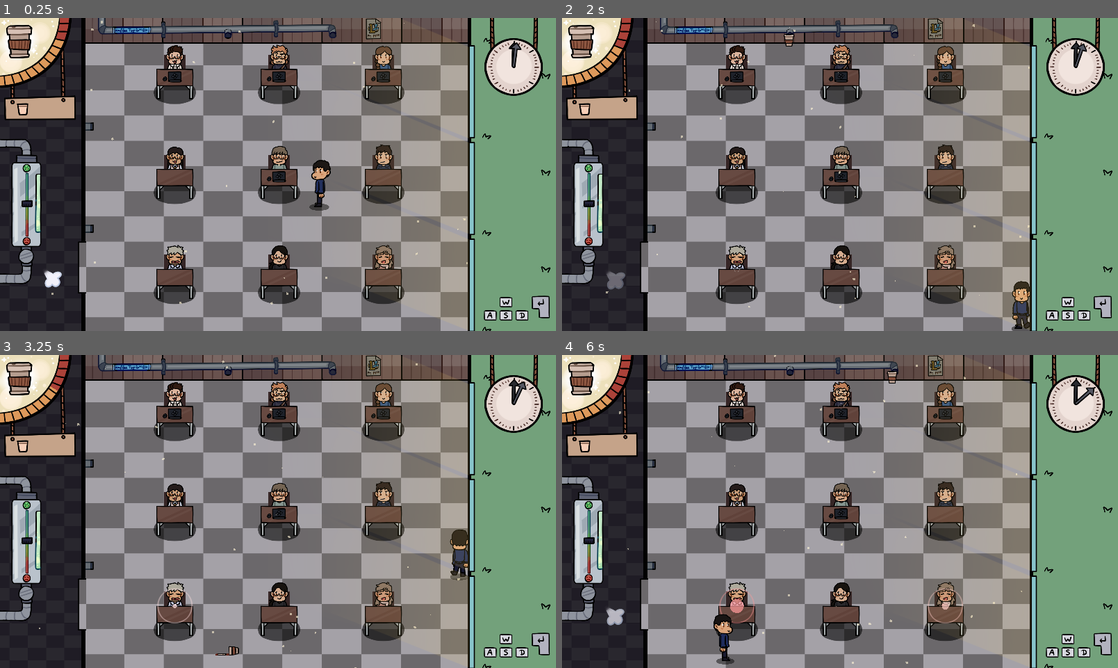
Above: before the commit, frames 1-4 (two rows, left to right).
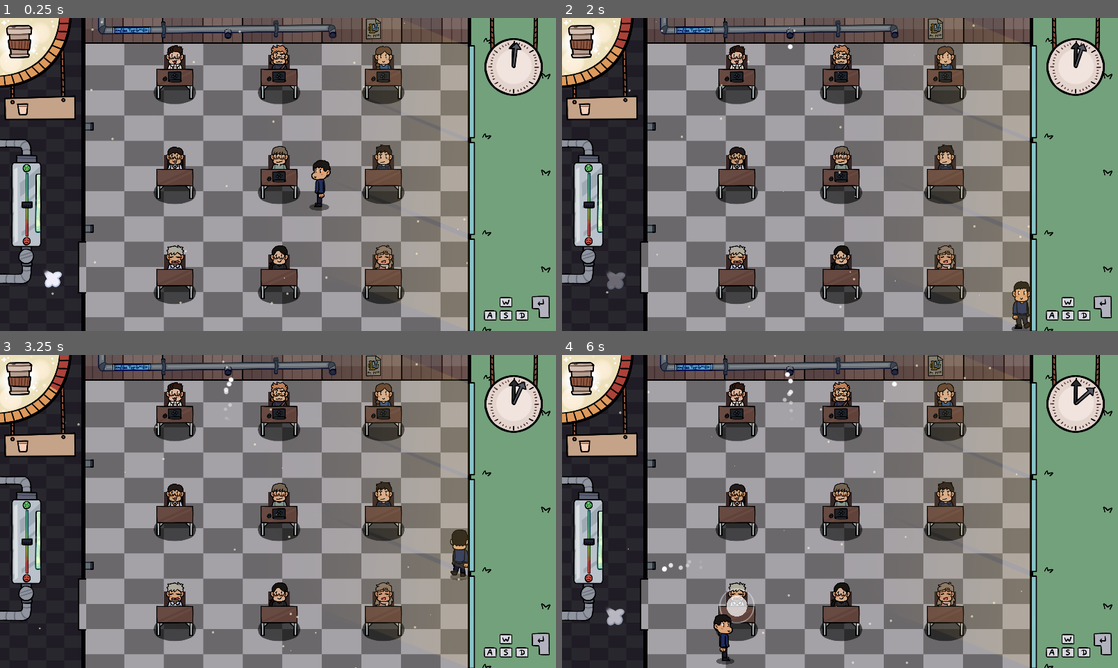
Above: after the commit, the same moments.

Repository: nyaro-p/TheTutorSimulator
Game: Godot game, scene res://Scenes/Classroom.tscn
Same seed, same stepped clock (60 frames per second), same inputs: the game is played once before the commit and once after it.
Inputs:
- Up to frame 1 (0.25 s): no input
- Up to frame 2 (2 s): tap Enter (interact) at 0.5, 1.35 s; hold D (move_right) 0.53-1.28 s; hold Enter (interact) 0.53-1.28 s; hold S (move_down) from 1.28 s (still down)
- Up to frame 3 (3.25 s): release S (move_down) at 2.03 s; hold D (move_right) 2.03-2.78 s; hold Enter (interact) 2.03-2.78 s; hold W (move_up) from 2.78 s (still down); tap Enter (interact) at 2.85 s
- Up to frame 4 (6 s): release W (move_up) at 3.53 s; hold Enter (interact) 3.53-4.28 s; hold A (move_left) 3.53-5.03 s; tap Enter (interact) at 4.35, 5.85 s; hold S (move_down) 5.03-5.78 s; hold Enter (interact) 5.03-5.78 s; hold D (move_right) from 5.78 s (still down)

The runs differ from the first frame. In frame 1, less than 0.1% of the frame differs, in the area x 3-84%, y 0-92%; in frame 2, 0.1%; in frame 3, 0.3%; in frame 4, 0.6%, in the area x 3-83%, y 0-99%.
Error after the commit: Parse Error: The signal "finished" already exists in a parent class. (res://Effects/CoffeeEffect.gd:3)

Commit message:
happiness system + new partivles + pipe particles + reworked helping

Diff:
--- /dev/null
+++ b/Effects/CoffeeEffect.gd
@@ -0,0 +1,10 @@
+extends Particles2D
+
+signal finished
+
+func _ready() -> void:
+	$Timer.start(1.5)
+
+func _on_Timer_timeout() -> void:
+	emit_signal("finished")
+	queue_free()
--- /dev/null
+++ b/Effects/CoffeeEffect.tscn
@@ -0,0 +1,42 @@
+[gd_scene load_steps=8 format=2]
+
+[ext_resource path="res://Effects/CoffeeEffect.gd" type="Script" id=1]
+[ext_resource path="res://Assets/Paricles/RoundParicle.png" type="Texture" id=2]
+
+[sub_resource type="Gradient" id=1]
+interpolation_mode = 2
+offsets = PoolRealArray( 0.0129032, 1 )
+colors = PoolColorArray( 1, 1, 1, 0.988235, 1, 1, 1, 0 )
+
+[sub_resource type="GradientTexture" id=2]
+gradient = SubResource( 1 )
+
+[sub_resource type="Curve" id=4]
+_data = [ Vector2( 0, 1 ), 0.0, 0.0, 0, 0, Vector2( 1, 0.643182 ), 0.0, 0.0, 0, 0 ]
+
+[sub_resource type="CurveTexture" id=5]
+curve = SubResource( 4 )
+
+[sub_resource type="ParticlesMaterial" id=3]
+emission_shape = 1
+emission_sphere_radius = 4.0
+flag_disable_z = true
+direction = Vector3( 0, 1, 0 )
+spread = 0.0
+gravity = Vector3( 0, 0, 0 )
+initial_velocity = 287.13
+orbit_velocity = 0.0
+orbit_velocity_random = 0.0
+scale = 0.3
+scale_curve = SubResource( 5 )
+color_ramp = SubResource( 2 )
+
+[node name="CoffeeEffect" type="Particles2D"]
+lifetime = 0.15
+process_material = SubResource( 3 )
+texture = ExtResource( 2 )
+script = ExtResource( 1 )
+
+[node name="Timer" type="Timer" parent="."]
+
+[connection signal="timeout" from="Timer" to="." method="_on_Timer_timeout"]
--- a/Effects/TimeEffect.gd
+++ b/Effects/TimeEffect.gd
@@ -2,20 +2,47 @@
 
 onready var bounds_mesh := $BoundsMesh as Sprite
 onready var growing_mesh := $GrowingMesh as MeshInstance2D
+onready var timer := $Timer as Timer
+
+var my_delta := 1.0
 
 signal timer_finished
+signal question_answered
 
-#Animate Question Effect circles, scale and color, first the outline elasticly,
-#then inner circle linearly, both get more red with time.
+func _ready() -> void:
+	animate_timer(1.0)
+
+
+func _physics_process(delta: float) -> void:
+	my_delta = delta
+	increase()
+
+
+func increase() -> void:
+	growing_mesh.scale += Vector2(0.3, 0.3) * my_delta
+	if growing_mesh.scale >= Vector2(1.0, 1.0):
+		finished()
+
+func decrease() -> void:
+	growing_mesh.scale -= Vector2(2.0, 2.0) * my_delta
+	if growing_mesh.scale <= Vector2(0.0, 0.0):
+		answered()
+
+##Animate Question Effect circles, scale and color, first the outline elasticly,
+##then inner circle linearly, both get more red with time.
 func animate_timer(time: float) -> void:
 	var tween := create_tween().set_trans(Tween.TRANS_LINEAR).set_ease(Tween.EASE_IN_OUT)
 	tween.tween_property(bounds_mesh, "scale", Vector2(0.2, 0.2), 1.0).set_trans(Tween.TRANS_ELASTIC).set_ease(Tween.EASE_OUT)
-	tween.parallel().tween_property(growing_mesh, "scale", Vector2(1.0, 1.0), time)
-	tween.parallel().tween_property(growing_mesh, "modulate", Color(1, 0, 0, 0.470588), time)
-	tween.parallel().tween_property(bounds_mesh, "modulate", Color(1, 0, 0, 0.470588), time)
-	tween.connect("finished", self, "finished")
+#	tween.parallel().tween_property(growing_mesh, "scale", Vector2(1.0, 1.0), time)
+#	tween.parallel().tween_property(growing_mesh, "modulate", Color(1, 0, 0, 0.470588), time)
+#	tween.parallel().tween_property(bounds_mesh, "modulate", Color(1, 0, 0, 0.470588), time)
+#	tween.connect("finished", self, "finished")
 
 #Emits signal to the Student node
 func finished() -> void:
 	emit_signal("timer_finished")
 	queue_free()
+
+func answered() -> void:
+	emit_signal("question_answered")
+	queue_free()
--- a/Effects/TimeEffect.tscn
+++ b/Effects/TimeEffect.tscn
@@ -6,6 +6,9 @@
 [sub_resource type="SphereMesh" id=1]
 radius = 10.0
 height = 20.0
+
+[sub_resource type="RectangleShape2D" id=2]
+extents = Vector2( 10, 11.5 )
 
 [node name="TimeEffect" type="Node2D"]
 script = ExtResource( 1 )
@@ -19,3 +22,13 @@
 modulate = Color( 1, 1, 1, 0.470588 )
 scale = Vector2( 1e-05, 1e-05 )
 mesh = SubResource( 1 )
+
+[node name="Timer" type="Timer" parent="."]
+
+[node name="HelpArea" type="Area2D" parent="."]
+collision_mask = 0
+monitoring = false
+
+[node name="CollisionShape2D" type="CollisionShape2D" parent="HelpArea"]
+position = Vector2( 0, 0.5 )
+shape = SubResource( 2 )
--- a/Prefabs/Items/Coffee/Coffee.gd
+++ b/Prefabs/Items/Coffee/Coffee.gd
@@ -1,7 +1,7 @@
 extends Node2D
 
-func _ready() -> void:
-	$Area2D.monitorable = true
+func set_monitorable(value:bool) -> void:
+	$Area2D.monitorable = value
 
 func spill_animation() -> void:
 	$AnimationPlayer.play("spill")
--- a/Prefabs/Player/Player.gd
+++ b/Prefabs/Player/Player.gd
@@ -36,7 +36,7 @@
 		var areas = interactArea.get_overlapping_areas()
 		if areas != null:
 			for area in areas:
-				(area.get_parent() as StaticBody2D).help()
+				(area.get_parent() as Node2D).decrease()
 
 func _physics_process(delta) -> void:
 	#Movement
--- a/Prefabs/Player/Player.tscn
+++ b/Prefabs/Player/Player.tscn
@@ -155,6 +155,7 @@
 [node name="InteractArea" type="Area2D" parent="AreaPivot"]
 unique_name_in_owner = true
 position = Vector2( 0, 16 )
+monitorable = false
 
 [node name="CollisionShape2D" type="CollisionShape2D" parent="AreaPivot/InteractArea"]
 visible = false
@@ -188,6 +189,7 @@
 [node name="CollectArea" type="Area2D" parent="."]
 collision_layer = 0
 collision_mask = 2
+monitorable = false
 
 [node name="CollisionShape2D" type="CollisionShape2D" parent="CollectArea"]
 visible = false
--- a/Prefabs/Student/Student.gd
+++ b/Prefabs/Student/Student.gd
@@ -6,23 +6,24 @@
 
 var is_on_timer_bool := false
 
+var timeEffect
+
+signal happy
+signal unhappy
+
 func _ready() -> void:
 	randomize()
 	#randomly gives student a laptop.
 	$Laptop.visible = bool(randi() % 2)
 
-#called by player
-func help():
-	print("i'm getting helped")
-
-#Sets a timer for a question / adds th Time Effect.
+#Adds th Time Effect.
 #Called from Game Controller.
-func start_timer(time: float) -> void:
+func start_question() -> void:
 	is_on_timer_bool = true
-	var timeEffect = TimeEffect.instance()
+	timeEffect = TimeEffect.instance()
 	add_child(timeEffect)
-	timeEffect.animate_timer(time)
 	timeEffect.connect("timer_finished", self, "timer_finished")
+	timeEffect.connect("question_answered", self, "question_answered")
 
 #Getter function, called from Game Controller to check
 #if the student is already having a question.
@@ -31,4 +32,10 @@
 
 #Setter function.
 func timer_finished() -> void:
+	emit_signal("unhappy")
 	is_on_timer_bool = false
+
+#Setter function.
+func question_answered() -> void:
+	emit_signal("happy")
+	is_on_timer_bool = false
--- a/Prefabs/Student/Student.tscn
+++ b/Prefabs/Student/Student.tscn
@@ -10,9 +10,6 @@
 
 [sub_resource type="RectangleShape2D" id=4]
 extents = Vector2( 11, 8.5 )
-
-[sub_resource type="RectangleShape2D" id=6]
-extents = Vector2( 11.375, 12.5 )
 
 [node name="Student" type="StaticBody2D"]
 scale = Vector2( 2, 2 )
@@ -47,13 +44,6 @@
 position = Vector2( 0, 8.5 )
 shape = SubResource( 4 )
 
-[node name="HelpArea" type="Area2D" parent="."]
-
-[node name="CollisionShape2D" type="CollisionShape2D" parent="HelpArea"]
-visible = false
-position = Vector2( 0, 9 )
-shape = SubResource( 6 )
-
 [node name="Laptop" type="Sprite" parent="."]
 position = Vector2( -1.5, 4.5 )
 scale = Vector2( 0.12, 0.12 )
--- /dev/null
+++ b/Prefabs/UI/HappyOMeter.gd
@@ -0,0 +1,20 @@
+extends Node2D
+
+onready var button := $"Happy-o-meterButton"
+
+var happiness = 0.5
+
+func _ready() -> void:
+	button.position.y = 61
+
+func increase() -> void:
+	button.position.y -= 6
+	button.position.y = clamp(button.position.y, 35, 83)
+	happiness = 1.0 -((button.position.y - 35) / (83- 35))
+	print(happiness)
+
+func decrease() -> void:
+	button.position.y += 6
+	button.position.y = clamp(button.position.y, 35, 83)
+	happiness = 1.0 -((button.position.y - 35) / (83- 35))
+	print(happiness)
--- a/Prefabs/UI/HappyOMeter.tscn
+++ b/Prefabs/UI/HappyOMeter.tscn
@@ -1,8 +1,9 @@
-[gd_scene load_steps=6 format=2]
+[gd_scene load_steps=7 format=2]
 
 [ext_resource path="res://Assets/UI/Happy-o-meter.png" type="Texture" id=1]
 [ext_resource path="res://Assets/UI/Happy-o-meter_button.png" type="Texture" id=2]
 [ext_resource path="res://Assets/UI/Steam.png" type="Texture" id=3]
+[ext_resource path="res://Prefabs/UI/HappyOMeter.gd" type="Script" id=4]
 
 [sub_resource type="Animation" id=1]
 length = 0.001
@@ -85,6 +86,7 @@
 }
 
 [node name="HappyOMeter" type="Node2D"]
+script = ExtResource( 4 )
 
 [node name="Happy-o-meter" type="Sprite" parent="."]
 position = Vector2( 19, 67 )
@@ -92,7 +94,7 @@
 texture = ExtResource( 1 )
 
 [node name="Happy-o-meterButton" type="Sprite" parent="."]
-position = Vector2( 25, 60 )
+position = Vector2( 25, 61 )
 scale = Vector2( 0.25, 0.25 )
 texture = ExtResource( 2 )
 
--- a/Prefabs/UI/LoseScreen.tscn
+++ b/Prefabs/UI/LoseScreen.tscn
@@ -5,6 +5,6 @@
 [node name="LoseScreen" type="Node2D"]
 
 [node name="EndScreenGameOver" type="Sprite" parent="."]
-position = Vector2( 258, 120 )
+position = Vector2( 258, 119 )
 scale = Vector2( 0.32, 0.32 )
 texture = ExtResource( 1 )
--- a/Scenes/Classroom.tscn
+++ b/Scenes/Classroom.tscn
@@ -18,6 +18,7 @@
 [ext_resource path="res://Assets/Pipes1.png" type="Texture" id=16]
 [ext_resource path="res://Assets/Pipes2.png" type="Texture" id=17]
 [ext_resource path="res://Assets/Poster.png" type="Texture" id=18]
+[ext_resource path="res://Assets/Paricles/RoundParicle.png" type="Texture" id=19]
 
 [sub_resource type="Environment" id=8]
 background_mode = 4
@@ -53,7 +54,7 @@
 orbit_velocity_random = 0.0
 angle = -99.8
 angle_random = 0.26
-scale = 2.0
+scale = 0.15
 scale_curve = SubResource( 7 )
 color = Color( 1, 0.960784, 0.839216, 0.623529 )
 
@@ -81,6 +82,7 @@
 unique_name_in_owner = true
 
 [node name="HappyOMeter" parent="UI" instance=ExtResource( 12 )]
+unique_name_in_owner = true
 position = Vector2( 0, 111 )
 
 [node name="Tutorial" type="Sprite" parent="UI"]
@@ -207,6 +209,7 @@
 lifetime = 10.0
 preprocess = 22.02
 process_material = SubResource( 5 )
+texture = ExtResource( 19 )
 
 [node name="Outside4" type="Node2D" parent="."]
 
--- a/Scenes/GameController.gd
+++ b/Scenes/GameController.gd
@@ -1,6 +1,7 @@
 extends Node2D
 
 onready var Coffee := preload("res://Prefabs/Items/Coffee/Coffee.tscn")
+onready var CoffeeEffect := preload("res://Effects/CoffeeEffect.tscn")
 
 onready var player := $"%Player" as KinematicBody2D
 onready var students := $"%Students" as YSort
@@ -10,21 +11,22 @@
 #UI
 onready var clock := $"%Clock" as Node2D
 onready var manometer := $"%Manometer" as Node2D
+onready var happyOMeter := $"%HappyOMeter" as Node2D
 
 
 #time to be "survived"
 var tut_time := 50.0
 #rate of questions
-var question_rate_time := 1
-#time to answer a question
-var active_time := 10.0
+var question_rate_time := 2
+##time to answer a question
+#var active_time := 10.0
 #rate of tem drops
 var item_rate_time := 1
 
 func _ready() -> void:
 	randomize()
 	#Student questions
-	questionTimer.start(2.0 + float(randi() % question_rate_time))
+	questionTimer.start(4.0 + float(randi() % question_rate_time))
 	questionTimer.connect("timeout", self, "on_questionTimeout")
 	#Coffee dropping
 	itemTimer.start(2.0 + float(randi() % item_rate_time))
@@ -48,7 +50,11 @@
 		while true:
 			var child = children[randi() % children.size()]
 			if !child.is_on_timer():
-				child.start_timer(active_time)
+				child.start_question()
+				if !child.is_connected("happy", self, "adjust_happy"):
+					child.connect("happy", self, "adjust_happy", [true])
+				if !child.is_connected("unhappy", self,"adjust_happy"):
+					child.connect("unhappy", self, "adjust_happy", [false])
 				break
 
 #Called by itemTimer when coffee should be spawned in.
@@ -57,36 +63,54 @@
 	#animates it, and restarts the itemTimer.
 	var coffee = Coffee.instance()
 	$Items.add_child(coffee)
+	coffee.visible = false
+	coffee.set_monitorable(false)
 	var end_position
-	var directrion
+	var direction
+
+	var coffeeEffect = CoffeeEffect.instance()
+	add_child(coffeeEffect)
+
 	match randi() % 4:
 		0:
 			coffee.global_position = Vector2(210, 20)
+			coffeeEffect.global_position = Vector2(210, 25)
 			end_position = Vector2(210, 285)
-			directrion = Vector2(0, -1)
+			direction = Vector2(0, -1)
 		1:
 			coffee.global_position = Vector2(305, 20)
+			coffeeEffect.global_position = Vector2(308, 25)
 			end_position = Vector2(305, 285)
-			directrion = Vector2(0, -1)
+			direction = Vector2(0, -1)
 		2:
 			coffee.global_position = Vector2(80, 105)
+			coffeeEffect.global_position = Vector2(90, 105)
+			coffeeEffect.rotation_degrees = -90
 			end_position = Vector2(425, 105)
-			directrion = Vector2(-1, 0)
+			direction = Vector2(-1, 0)
 		3:
 			coffee.global_position = Vector2(80, 200)
+			coffeeEffect.global_position = Vector2(90, 200)
+			coffeeEffect.rotation_degrees = -90
 			end_position = Vector2(425, 200)
-			directrion = Vector2(-1, 0)
+			direction = Vector2(-1, 0)
 
-	var tween := create_tween().set_trans(Tween.TRANS_LINEAR).set_ease(Tween.EASE_IN_OUT)
-	tween.tween_property(coffee, "position", end_position, 1.0)
-	tween.connect("finished", self, "animation_finished", [coffee, directrion])
+	coffeeEffect.connect("finished", self, "start_coffee_animation", [coffee, end_position, direction])
 
 	itemTimer.start(2.0 + float(randi() % item_rate_time))
 
-#Called after end of coffee animation.
+#sets cofee flying
+func start_coffee_animation(coffee : Node2D, end_position : Vector2, direction : Vector2) -> void:
+	coffee.visible = true
+	coffee.set_monitorable(true)
+	var tween := create_tween().set_trans(Tween.TRANS_LINEAR).set_ease(Tween.EASE_IN_OUT)
+	tween.tween_property(coffee, "position", end_position, 1.0)
+	tween.connect("finished", self, "animation_finished", [coffee, direction])
+
+#Called after end of coffee flying animation.
 func animation_finished(coffee : Node2D, direction : Vector2) -> void:
 	if coffee != null:
-		#Throw back coffee.
+		#Cnock back coffee.
 		var new_position = coffee.position + direction * Vector2(10, 5)
 		var tween := create_tween().set_trans(Tween.TRANS_EXPO).set_ease(Tween.EASE_OUT)
 		tween.tween_property(coffee, "position", new_position, 0.4)
@@ -101,3 +125,10 @@
 #adds coffee level upon collecting coffee item.
 func adjust_manometer() -> void:
 	manometer.increase(10.0)
+
+#Adjust HappyOMeter according to signal from student.
+func adjust_happy(happy) -> void:
+	if happy:
+		happyOMeter.increase()
+	else:
+		happyOMeter.decrease()
--- a/project.godot
+++ b/project.godot
@@ -26,7 +26,6 @@
 
 window/size/width=512
 window/size/height=288
-window/size/fullscreen=true
 window/size/test_width=1024
 window/size/test_height=576
 window/stretch/mode="2d"
Binary file added: Assets/Paricles/RoundParicle.png
Not shown, added: Assets/Paricles/RoundParicle.png.import
Not shown: 1 places in Effects/TimeEffect.tscn that only renumber resources
Not shown: 1 places in Prefabs/Student/Student.tscn that only renumber resources
Not shown: 1 places in Scenes/Classroom.tscn that only renumber resources
